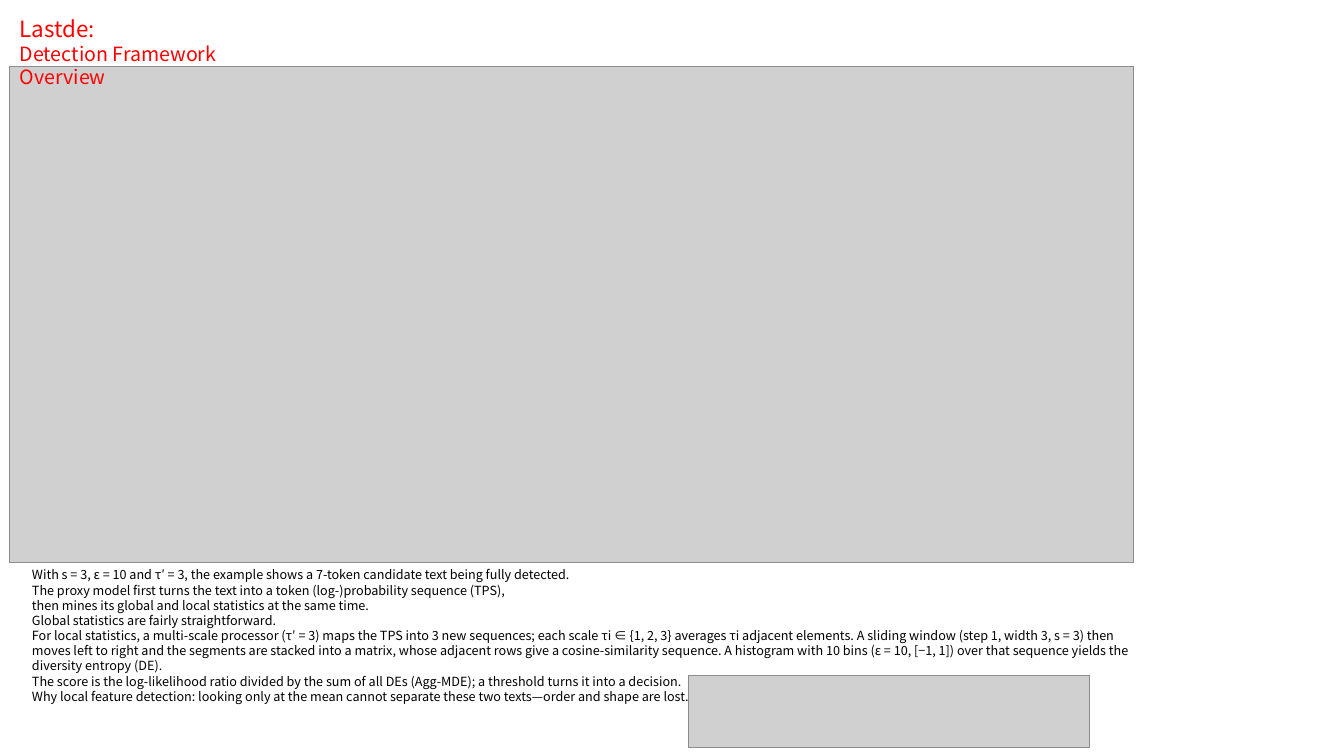
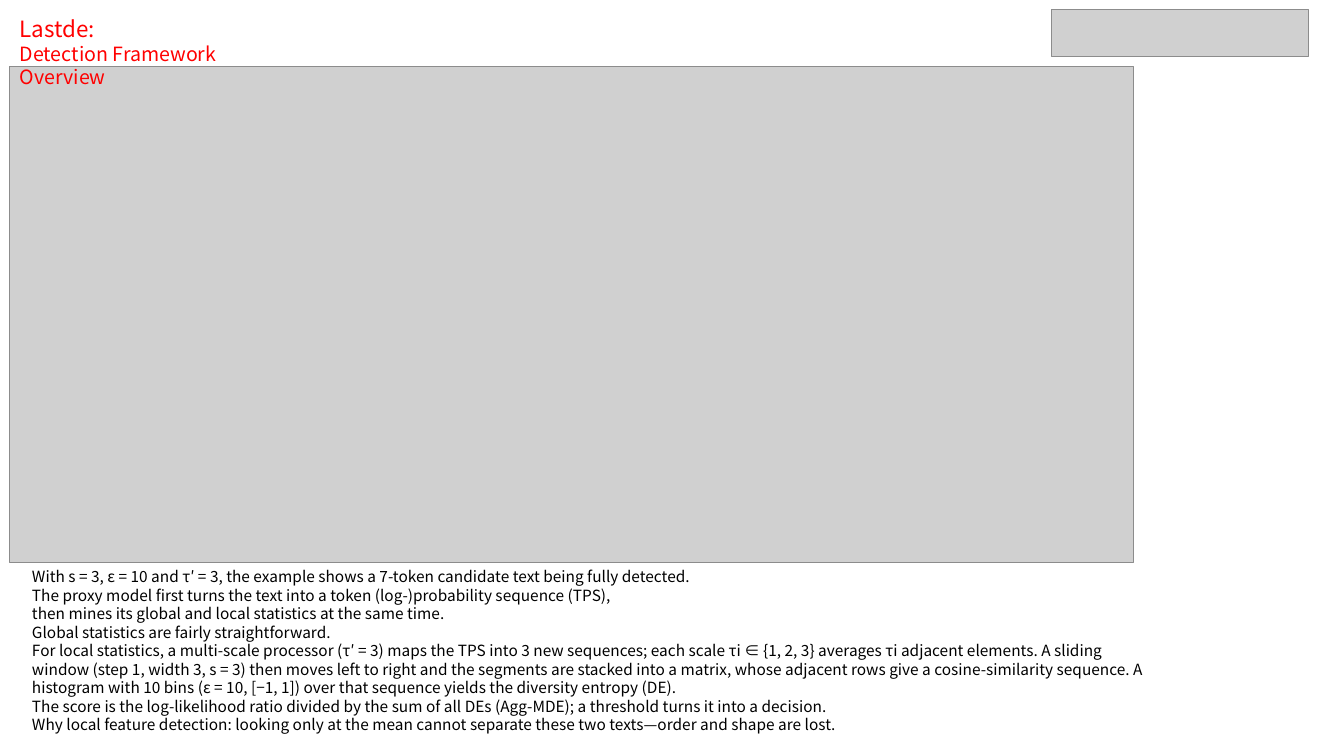
Before and after one commit to okkkk2-c/lastde-repro, a slide deck: slide 1 of Latde算法3.0-EN.pptx. Drawn at 1344x756 pixels with LibreOffice and Linux fonts; fonts in the diff are those of the drawing; grey boxes stand for pictures. Boxes give left, top, right and bottom in pixels: in the first picture for what was removed or moved away, otherwise in the second. Text is boxed around its words. In the diff, an @@ line names an element or a change of style, - is before the commit and + after.

```diff
--- a/Latde算法3.0-EN.pptx
+++ b/Latde算法3.0-EN.pptx
@@ picture: place and size @@
-picture at box(689, 676, 1089, 748)
+picture at box(1052, 10, 1309, 56)
@@ text "With s = 3, ε ..." at box(32, 569, 1142, 734): size 9 to 11 pt @@
```
Also in this commit, not shown: 2 other slides changed.
